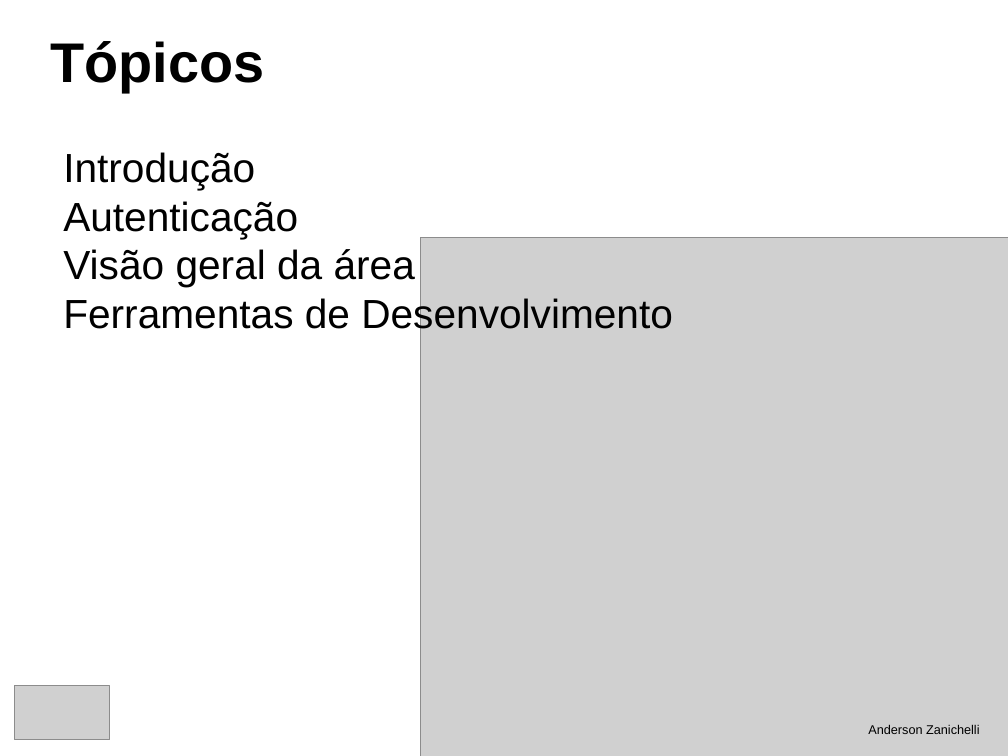
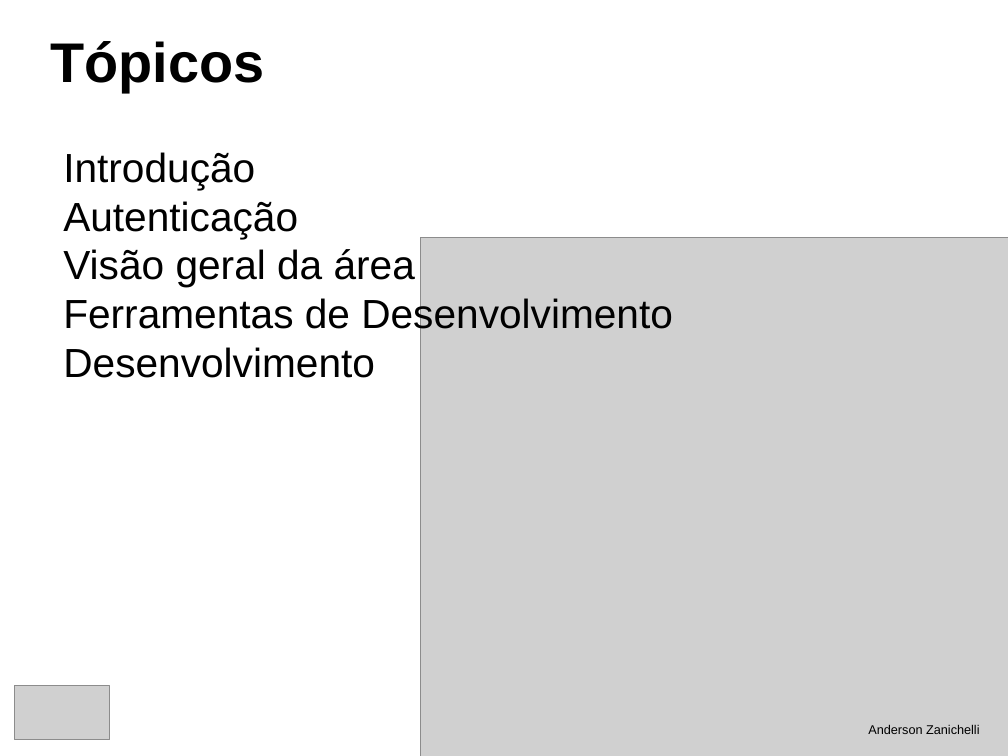
Before and after one commit to andersonzanichelli/tcc-informatica, a slide deck: slide 2 of defesa.odp. Drawn at 1008x756 pixels with LibreOffice and Linux fonts; fonts in the diff are those of the drawing; grey boxes stand for pictures. Boxes give left, top, right and bottom in pixels: in the first picture for what was removed or moved away, otherwise in the second. Text is boxed around its words. In the diff, an @@ line names an element or a change of style, - is before the commit and + after.

Commit message:
Defesa - Desenvolvimento

```diff
--- a/defesa.odp
+++ b/defesa.odp
@@ text at box(63, 347, 375, 378): paragraph added @@
+Desenvolvimento
```
Also in this commit, not shown: 16 slides added, 2 slides removed, 12 other files.
